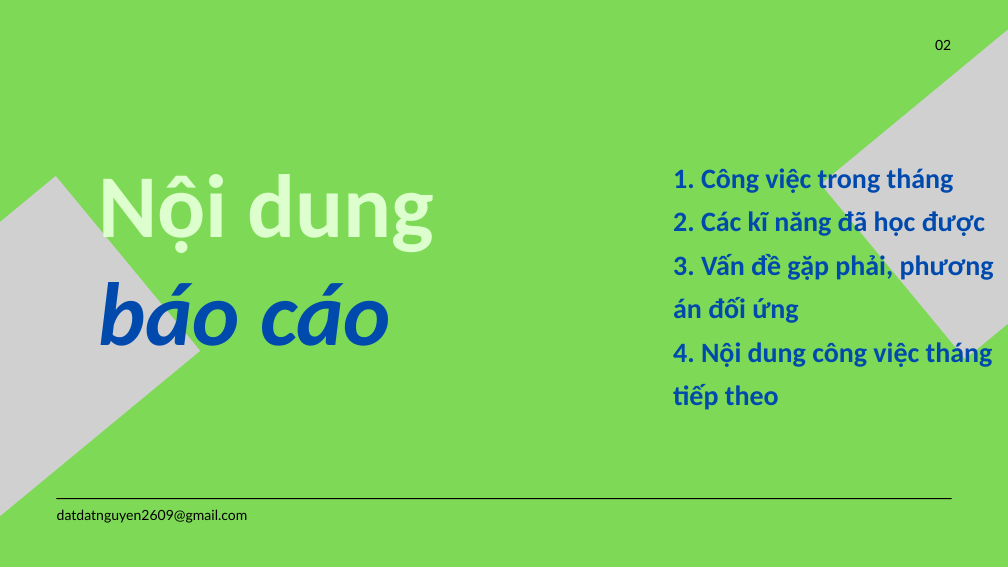
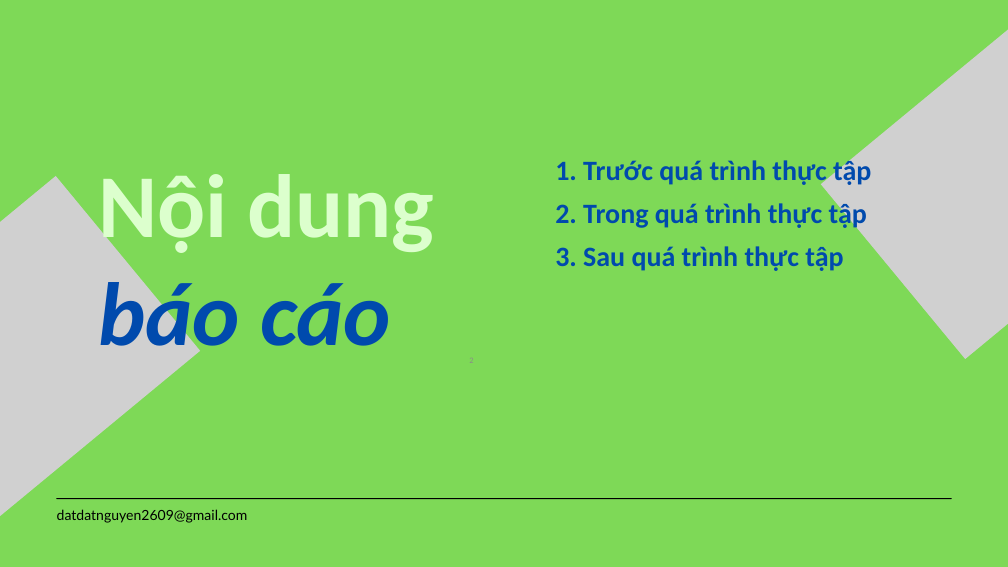
Before and after one commit to datdatnguyen2609/jit_intern, a slide deck: slide 2 of report/monthly_report/first_month_intern_report_nguyenthanhdat.pptx. Drawn at 1008x567 pixels with LibreOffice and Linux fonts; fonts in the diff are those of the drawing; grey boxes stand for pictures. Boxes give left, top, right and bottom in pixels: in the first picture for what was removed or moved away, otherwise in the second. Text is boxed around its words. In the diff, an @@ line names an element or a change of style, - is before the commit and + after.

```diff
--- a/report/monthly_report/first_month_intern_report_nguyenthanhdat.pptx
+++ b/report/monthly_report/first_month_intern_report_nguyenthanhdat.pptx
@@ text removed at (935,40,951,50) @@
-02
@@ text at (555,156,871,271): text changed @@
-1. Công việc trong tháng
-2. Các kĩ năng đã học được
-3. Vấn đề gặp phải, phương án đối ứng
-4. Nội dung công việc tháng tiếp theo
+1. Trước quá trình thực tập
+2. Trong quá trình thực tập
+3. Sau quá trình thực tập
```
Also in this commit, not shown: 9 other slides changed, 11 slides added, 4 slides removed, 4 other files.
